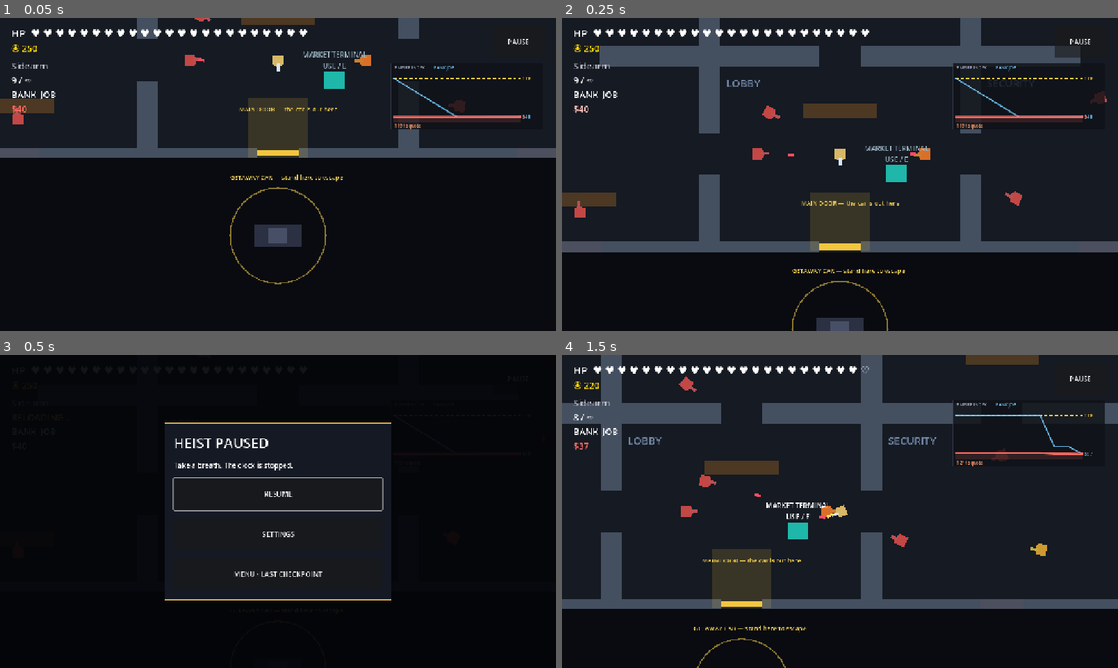
Above: before the commit, frames 1-4 (two rows, left to right).
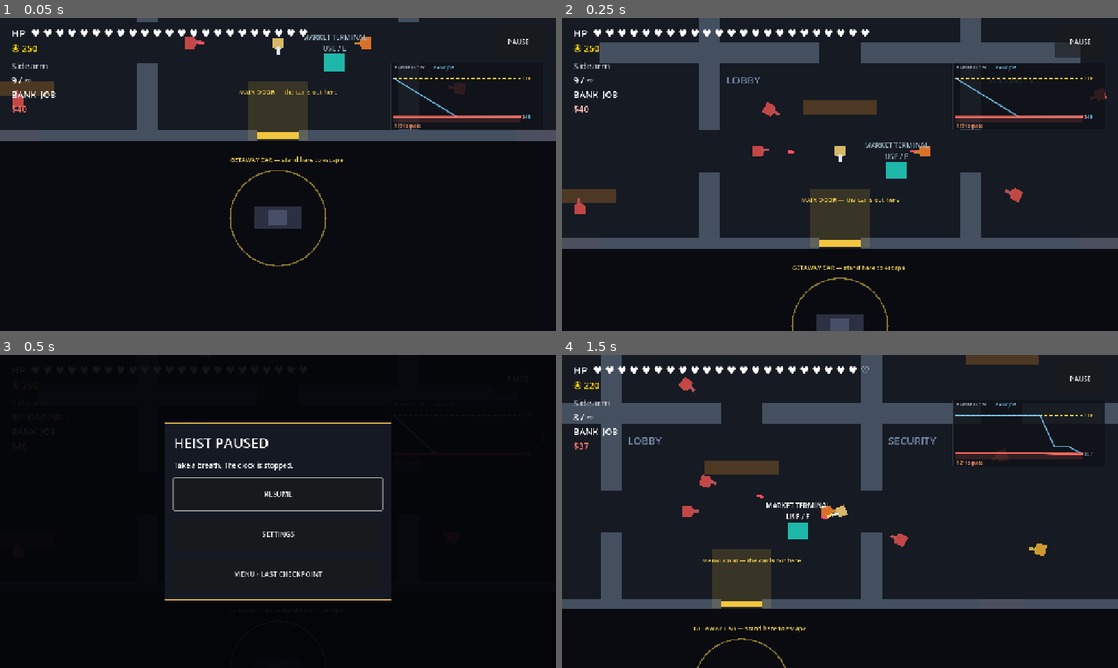
Above: after the commit, the same moments.

Repository: Kashwino/Stock-Rogue
Game: Godot game, scene res://tests/smoke.tscn
Two runs of this game, one before a commit and one after it. Both use one fixed random seed, a clock stepped at 60 frames per second and the inputs below. This scene is started directly instead of the project's main scene.
Inputs (mouse positions are in pixels of both pictures, inside the frame that each line leads up to):
- Up to frame 1 (0.05 s): no input
- Up to frame 2 (0.25 s): no input
- Up to frame 3 (0.5 s): no input
- Up to frame 4 (1.5 s): tap Enter at 0.5 s; move the mouse to (962, 495) at 0.52 s; hold D (move_right) 0.53-1.25 s; tap Space (dodge) at 0.6 s; click (962, 495) at 0.67 s; drag from (728, 527) to (812, 574) at 1.27 s

The runs differ from the first frame. In frame 1, 12% of the frame differs, in the area x 0-100%, y 0-86%; in frame 2, 5.8%; in frame 3, less than 0.1%; in frame 4, less than 0.1%.

Commit message:
Test physical doorway connectivity, ricochet and penetration, terminal limits and touch infiltration

Diff:
--- a/qa_probe.gd
+++ b/qa_probe.gd
@@ -30,6 +30,8 @@
 		data["shots"] = scene.player.shots_fired
 		data["elapsed"] = scene.active_elapsed
 		data["heat"] = scene.heat
+		data["entrance"] = [scene.generator.entrance["inside_pos"].x, scene.generator.entrance["inside_pos"].y]
+		data["entered"] = scene.car.armed
 		data["active_enemies"] = scene.director.active_count
 		data["all_enemies"] = scene.director.enemies.size()
 	JavaScriptBridge.eval("window.stockRogueQA = " + JSON.stringify(data), true)
--- a/tests/smoke.gd
+++ b/tests/smoke.gd
@@ -27,6 +27,8 @@
 	get_tree().current_scene = floor_scene
 	await get_tree().process_frame
 	check(floor_scene.generator.rooms.size() == 8, "fixed eight-room Marlowe Exchange")
+	await get_tree().physics_frame
+	_test_doors()
 	check(floor_scene.generator.start_room.name == &"Lobby", "authored lobby entrance")
 	check(not floor_scene.generator.entrance.is_empty(), "accessible main door")
 	var bosses := get_tree().get_nodes_in_group("boss")
@@ -99,6 +101,15 @@
 	RunState.add_perk(&"fast_hands")
 	var saved := RunState.serialize(4817, 0, 0, 0)
 	check(saved["hedge_charges"] == 2 and "fast_hands" in saved["perks"], "perk and hedge serialization")
+	var terminal := get_tree().get_first_node_in_group("market_terminal") as MarketTerminal
+	terminal.open_terminal()
+	check(get_tree().paused and terminal.opened, "market terminal pauses gameplay")
+	terminal._trade("pump")
+	var gold_after_trade := RunEconomy.gold
+	terminal._trade("pump")
+	check(terminal.used and RunEconomy.gold == gold_after_trade, "terminal accepts only one trade per heist")
+	terminal.close_terminal()
+	check(not get_tree().paused, "terminal returns to active heist")
 	# Boss telegraphs, a second phase, projectile identity and death hookup.
 	player.global_position = boss.global_position + Vector2(180, 80)
 	boss.set_sleeping(false)
@@ -119,6 +130,7 @@
 	floor_scene.queue_free()
 	await get_tree().process_frame
 	get_tree().paused = false
+	await _test_projectiles()
 	RunState.deserialize(saved)
 	check(RunState.has_perk(&"fast_hands") and RunState.hedge_charges == 2, "perk and hedge deserialize")
 	# Construct the remaining production screens to catch missing node references.
@@ -136,3 +148,77 @@
 	await get_tree().create_timer(2.0).timeout
 	print("TEST SUITE COMPLETE")
 	get_tree().quit(0)
+
+func _test_doors() -> void:
+	var gen := floor_scene.generator
+	var visited: Dictionary = {}
+	var queue: Array = [gen.start_room.get_meta("cell")]
+	while not queue.is_empty():
+		var cell: Vector2i = queue.pop_front()
+		if visited.has(cell):
+			continue
+		visited[cell] = true
+		for delta: Vector2i in gen.SIDE_DELTA.values():
+			var other := cell + delta
+			if gen._occupied.has(other) and not visited.has(other):
+				queue.append(other)
+				if gen._occupied[cell] != gen._occupied[other]:
+					var center := (Vector2(cell) + Vector2(0.5, 0.5)) * gen.MODULE
+					var midpoint := center + Vector2(delta) * gen.MODULE * 0.5
+					var direction := Vector2(delta)
+					var query := PhysicsRayQueryParameters2D.create(midpoint - direction * 36.0, midpoint + direction * 36.0, 1)
+					check(floor_scene.get_world_2d().direct_space_state.intersect_ray(query).is_empty(), "authored doorway is physically open")
+	check(visited.size() == gen._occupied.size(), "all authored room cells reachable")
+
+func _test_projectiles() -> void:
+	var arena := Node2D.new()
+	get_tree().root.add_child(arena)
+	get_tree().current_scene = arena
+	var shooter: Player = load("res://player.tscn").instantiate()
+	shooter.position = Vector2(9000, 9000)
+	arena.add_child(shooter)
+	shooter.set_physics_process(false)
+	var targets: Array[Enemy] = []
+	for x in [10050, 10120, 10190]:
+		var enemy: Enemy = load("res://enemy.tscn").instantiate()
+		enemy.position = Vector2(x, 10000)
+		arena.add_child(enemy)
+		enemy.set_physics_process(false)
+		enemy.health = 10
+		targets.append(enemy)
+	await get_tree().physics_frame
+	var round: Bullet = load("res://bullet.tscn").instantiate()
+	round.position = Vector2(10000, 10000)
+	round.speed = 2400
+	round.damage = 2
+	round.pierce = 1
+	arena.add_child(round)
+	round.setup(Vector2.RIGHT, shooter)
+	await get_tree().create_timer(0.25).timeout
+	check(targets[0].health == 8 and targets[1].health == 8 and targets[2].health == 10, "fast piercing round hits exactly two guards once each")
+	var wall := StaticBody2D.new()
+	wall.position = Vector2(10150, 10200)
+	var shape := CollisionShape2D.new()
+	var rectangle := RectangleShape2D.new()
+	rectangle.size = Vector2(12, 100)
+	shape.shape = rectangle
+	wall.add_child(shape)
+	arena.add_child(wall)
+	var behind: Enemy = load("res://enemy.tscn").instantiate()
+	behind.position = Vector2(10020, 10200)
+	arena.add_child(behind)
+	behind.set_physics_process(false)
+	behind.health = 10
+	await get_tree().physics_frame
+	var bounce: Bullet = load("res://bullet.tscn").instantiate()
+	bounce.position = Vector2(10080, 10200)
+	bounce.speed = 1200
+	bounce.damage = 3
+	bounce.ricochets = 1
+	arena.add_child(bounce)
+	bounce.setup(Vector2.RIGHT, shooter)
+	await get_tree().create_timer(0.3).timeout
+	check(behind.health == 7, "ricochet round reflects off solid cover")
+	await get_tree().create_timer(0.1).timeout
+	arena.queue_free()
+	await get_tree().process_frame
Not shown, changed: export_presets.cfg
Not shown, changed: tests/browser.mjs
